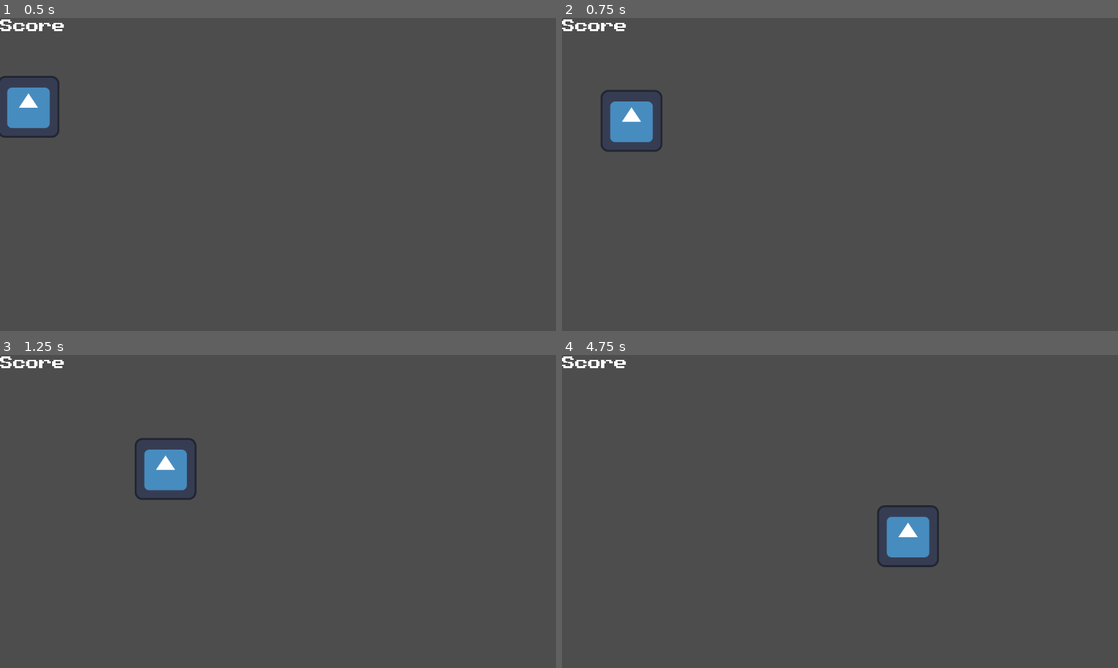
Above: before the commit, frames 1-4 (two rows, left to right).
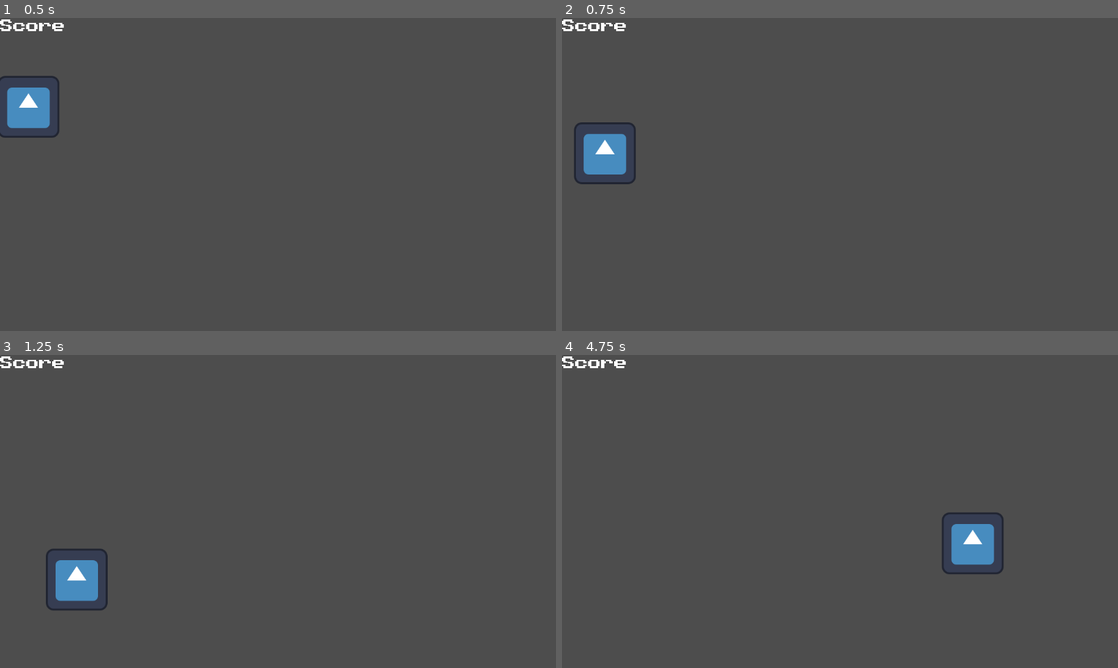
Above: after the commit, the same moments.

Repository: y1z/godot-wild-jam-84-submetions
Game: Godot game, scene res://Scenes/main.tscn
Same seed, same stepped clock (60 frames per second), same inputs: the game is played once before the commit and once after it. The engine's default icon, where the game draws it, is replaced by a stand-in: a white triangle on a blue panel in a dark square.
Inputs (mouse positions are in pixels of both pictures, inside the frame that each line leads up to):
- Up to frame 1 (0.5 s): no input
- Up to frame 2 (0.75 s): tap Enter at 0.5 s; move the mouse to (962, 158) at 0.52 s; press the mouse at (962, 158) at 0.53 s
- Up to frame 3 (1.25 s): no input
- Up to frame 4 (4.75 s): move the mouse to (728, 527) at 1.27 s; release the mouse at (728, 527) at 1.28 s; click (728, 527) at 1.35 s; move the mouse to (895, 442) at 2.02 s; press the mouse at (895, 442) at 2.03 s; tap Enter at 2.1 s; move the mouse to (812, 574) at 2.77 s; release the mouse at (812, 574) at 2.78 s; tap F at 2.85 s; click (812, 574) at 3.05 s; move the mouse to (1006, 558) at 3.52 s; press the mouse at (1006, 558) at 3.53 s; move the mouse to (673, 464) at 4.27 s; release the mouse at (673, 464) at 4.28 s; click (673, 464) at 4.35 s

Frame 1 is identical in both runs. In frame 2, 2.3% of the frame differs, in the area x 2-18%, y 23-54%; in frame 3, 2.6%, in the area x 8-36%, y 26-82%; in frame 4, 2.6%.

Commit message:
critter detects click

Diff:
--- a/Entities/critter.tscn
+++ b/Entities/critter.tscn
@@ -4,6 +4,7 @@
 [ext_resource type="Script" uid="uid://bdd334ugoadcc" path="res://Scripts/critter.gd" id="1_5q6ww"]
 
 [sub_resource type="RectangleShape2D" id="RectangleShape2D_5q6ww"]
+size = Vector2(110, 101)
 
 [node name="Critter" type="CharacterBody2D"]
 script = ExtResource("1_5q6ww")
@@ -13,4 +14,5 @@
 
 [node name="Critter Hitbox" type="CollisionShape2D" parent="."]
 unique_name_in_owner = true
+position = Vector2(-1, -0.5)
 shape = SubResource("RectangleShape2D_5q6ww")
--- a/Scripts/critter.gd
+++ b/Scripts/critter.gd
@@ -7,6 +7,13 @@
 	Safe,
 	Danger
 }
+
+enum critter_state
+{
+	free_roam,
+	clicked_on,
+}
+
 #region const
 const minimum_speed = 400.0;
 const default_target_area:Rect2i = Rect2i(0,0,Constants.default_screen_size.x, Constants.default_screen_size.y)
@@ -40,8 +47,9 @@
 
 func _input(event):
 	if event.is_action_pressed(&"l_click"):
-		target = get_global_mouse_position()
+		handle_left_click()
 
+	pass
 
 func _process(delta: float) -> void:
 	if target.distance_to(position) < minimum_distance_from_target:
@@ -50,10 +58,6 @@
 
 func _physics_process(delta):
 	velocity = position.direction_to(target) * speed
-
-	if collision_shape.get_rect().has_point(to_local(get_global_mouse_position()) ):
-		#print("is inside rectangle")
-		pass
 
 	if position.distance_to(target) > 10:
 		move_and_slide()
@@ -65,3 +69,9 @@
 	result.x = rand_x_pos;
 	result.y = rand_y_pos;
 	return result;
+
+func handle_left_click() -> void:
+	if collision_shape.get_rect().has_point(to_local(get_global_mouse_position()) ):
+		print("has been clicked on")
+		pass
+	pass
Not shown, changed: addons/indent_guidelines/Settings_4_3.tres
Not shown, changed: addons/indent_guidelines/Settings_4_4.tres
